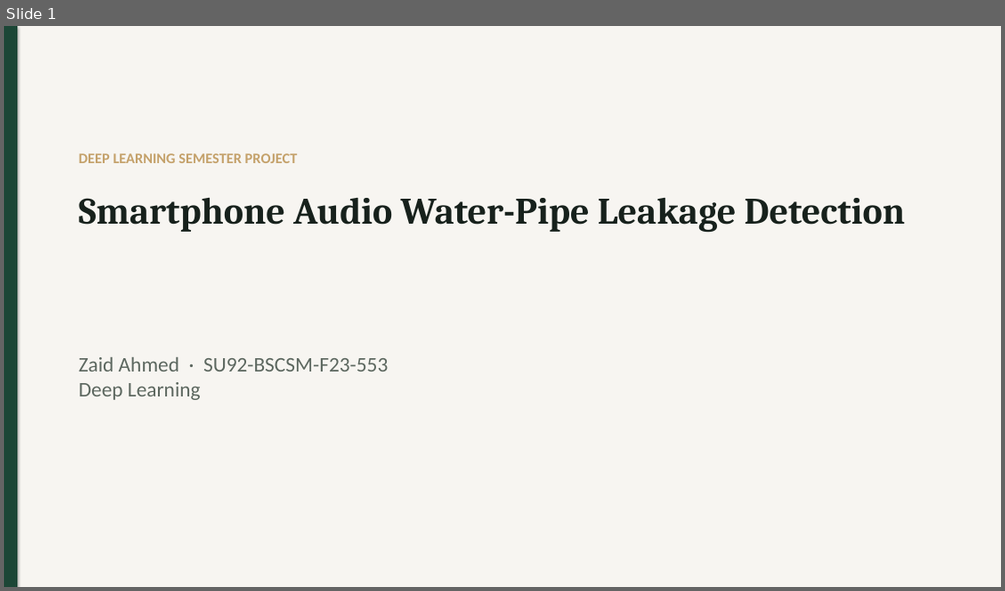
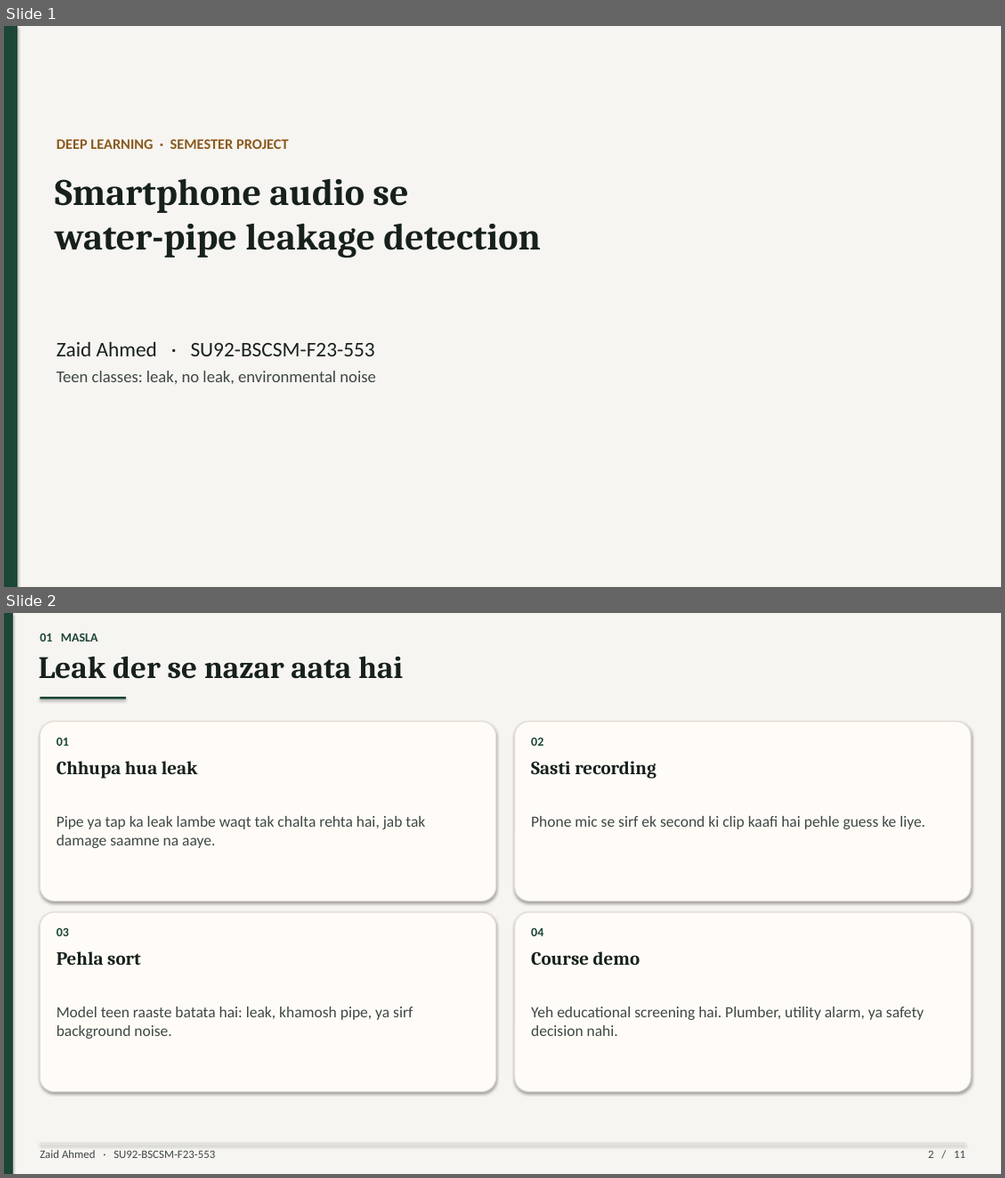
Before and after one commit to Zaidranjha095/water-pipe-leakage-detection, a slide deck: presentation/presentation.pptx. Shown one above the other, each under a label of ours: slide 1 before the commit, slides 1 and 2 after it. The pictures are 1005x591 and 1005x1178 pixels, drawn with LibreOffice and Linux fonts; fonts in the diff are those of the drawing. Boxes give left, top, right and bottom in pixels: in the first picture for what was removed or moved away, otherwise in the second. Text is boxed around its words. In the diff, an @@ line names an element or a change of style, - is before the commit and + after.

```diff
--- a/presentation/presentation.pptx
+++ b/presentation/presentation.pptx
@@ slide 2 added at [4, 613, 1001, 1174], background #F7F5F1 @@
@@ rectangle added at [4, 613, 13, 1174], fill #1C4636 @@
@@ text added at [40, 633, 98, 641], 12 pt, text #1C4636, bold @@
+01 MASLA
@@ text added at [39, 656, 403, 679], 30 pt, text #17211C, bold @@
+Leak der se nazar aata hai
@@ rectangle added at [40, 697, 126, 699], fill #1C4636 @@
@@ rounded rectangle added at [40, 722, 496, 900], fill #FFFCF8, outline #E3DDD4 1 pt @@
@@ text added at [57, 738, 69, 746], 12 pt, text #1C4636, bold @@
+01
@@ rounded rectangle added at [515, 722, 971, 900], fill #FFFCF8, outline #E3DDD4 1 pt @@
@@ text added at [531, 738, 543, 746], 12 pt, text #1C4636, bold @@
+02
@@ text added at [57, 761, 198, 779], 18 pt, text #17211C, bold @@
+Chhupa hua leak
@@ text added at [531, 761, 655, 779], 18 pt, text #17211C, bold @@
+Sasti recording
@@ text added at [57, 816, 425, 848], 15 pt, text #3E4843 @@
+Pipe ya tap ka leak lambe waqt tak chalta rehta hai, jab tak damage saamne na aaye.
@@ text added at [531, 816, 925, 829], 15 pt, text #3E4843 @@
+Phone mic se sirf ek second ki clip kaafi hai pehle guess ke liye.
@@ rounded rectangle added at [40, 912, 496, 1092], fill #FFFCF8, outline #E3DDD4 1 pt @@
@@ text added at [57, 928, 69, 936], 12 pt, text #1C4636, bold @@
+03
@@ rounded rectangle added at [515, 912, 971, 1092], fill #FFFCF8, outline #E3DDD4 1 pt @@
@@ text added at [531, 928, 543, 936], 12 pt, text #1C4636, bold @@
+04
@@ text added at [57, 951, 141, 965], 18 pt, text #17211C, bold @@
+Pehla sort
@@ text added at [531, 951, 640, 965], 18 pt, text #17211C, bold @@
+Course demo
@@ text added at [57, 1006, 413, 1038], 15 pt, text #3E4843 @@
+Model teen raaste batata hai: leak, khamosh pipe, ya sirf background noise.
@@ text added at [531, 1006, 923, 1036], 15 pt, text #3E4843 @@
+Yeh educational screening hai. Plumber, utility alarm, ya safety decision nahi.
@@ rectangle added at [40, 1143, 966, 1143], fill #E3DDD4 @@
@@ text added at [40, 1150, 215, 1158], 11 pt, text #3E4843 @@
+Zaid Ahmed · SU92-BSCSM-F23-553
@@ text added at [928, 1150, 965, 1158], 11 pt, text #3E4843 @@
+2 / 11
@@ slide 1 changed as well @@
@@ background #FFFFFF to #F7F5F1 @@
@@ rectangle removed at [4, 26, 1001, 587] @@
@@ text at [57, 139, 289, 149]: text changed; text colour #C4A16A to #8A5A1E @@
-DEEP LEARNING SEMESTER PROJECT
+DEEP LEARNING · SEMESTER PROJECT
@@ text at [55, 178, 541, 258]: text changed @@
-Smartphone Audio Water-Pipe Leakage Detection
+Smartphone audio se
+water-pipe leakage detection
@@ text at [57, 341, 375, 356]: text changed; text colour #5C675F to #17211C @@
-Zaid Ahmed · SU92-BSCSM-F23-553
-Deep Learning
+Zaid Ahmed · SU92-BSCSM-F23-553
@@ text added at [57, 370, 375, 384], 16 pt, text #3E4843 @@
+Teen classes: leak, no leak, environmental noise
```
Also in this commit, not shown: 2 other slides changed, 7 other slides added, 8 slides removed, 22 other files.
